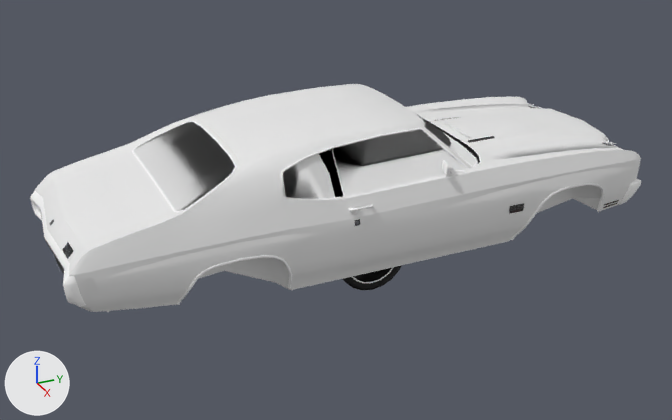
The glTF model dealership/dealership/models/MCLA_VA_CHV_CHEVELLE_70.glb as it was, and as the next commit left it.
Before and after are seen from a 50 mm camera at (6.49, -3.21, 3.69) aimed at (-0.02, -0.28, 0.44). The lights are fixed; the arrows at lower left show +X, +Y and +Z. The first picture is the older version. Vertices at exactly the same position are counted once.

The first picture shows 'va_chv_chevelle_70/resources/vehicle/va_chv_chevelle_70/body_lod_0.xrsc@vroot'.
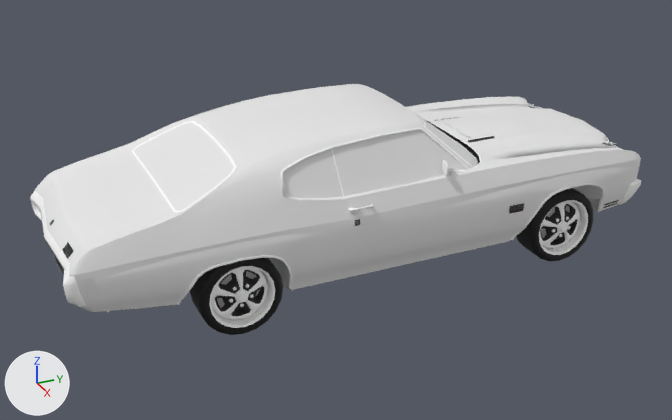
What differs and where, as boxes (x1, y1, x2, y2) in the pictures (672 x 420 px):
'va_chv_chevelle_70/resources/vehicle/va_chv_chevelle_70/body_lod_0.xrsc@resource_root/model6', added
    after: (209, 266, 275, 328)
    faces in mat_va_chv_chevelle_70_resources_vehicle_va_chv_chevelle_70_body_lod_0_xrsc_shader0 (picture img_va_chv_chevelle_70_resources_vehicle_va_chv_chevelle_70_body_lod_0_xrsc_swatch_white_dds_196608): (209, 266, 275, 328)
    faces in mat_va_chv_chevelle_70_resources_vehicle_va_chv_chevelle_70_body_lod_0_xrsc_shader1: (215, 270, 264, 316)
    faces in mat_va_chv_chevelle_70_resources_vehicle_va_chv_chevelle_70_body_lod_0_xrsc_shader2 (white #e7e7e7): (217, 271, 260, 308)
'va_chv_chevelle_70/resources/vehicle/va_chv_chevelle_70/body_lod_0.xrsc@resource_root/model7', added
    after: (190, 258, 283, 335)
'va_chv_chevelle_70/resources/vehicle/va_chv_chevelle_70/body_lod_0.xrsc@resource_root/model2', added
    after: (539, 200, 588, 255)
    faces in mat_va_chv_chevelle_70_resources_vehicle_va_chv_chevelle_70_body_lod_0_xrsc_shader0 (picture img_va_chv_chevelle_70_resources_vehicle_va_chv_chevelle_70_body_lod_0_xrsc_swatch_white_dds_196608): (539, 200, 588, 255)
    faces in mat_va_chv_chevelle_70_resources_vehicle_va_chv_chevelle_70_body_lod_0_xrsc_shader1: (540, 204, 578, 245)
'va_chv_chevelle_70/resources/vehicle/va_chv_chevelle_70/body_lod_0.xrsc@resource_root/model3', added
    after: (516, 188, 593, 261)
part 1 of me_va_chv_chevelle_70_resources_vehicle_va_chv_chevelle_70_body_lod_0_xrsc, deleted (mostly hidden)
    before: (37, 106, 619, 300)

The change, as a diff of the scene's bpy script:
```diff
--- a/dealership/dealership/models/MCLA_VA_CHV_CHEVELLE_70.glb.py
+++ b/dealership/dealership/models/MCLA_VA_CHV_CHEVELLE_70.glb.py
@@ me_va_chv_chevelle_70_resources_vehicle_va_chv_chevelle_70_body_lod_0_xrsc @@
-me_va_chv_chevelle_70_resources_vehicle_va_chv_chevelle_70_body_lod_0_xrsc.from_pydata(...)  # 3719 vertices, 7468 faces; spans x -0.91..0.91, y -2.64..2.34, z -0.32..1.35
+me_va_chv_chevelle_70_resources_vehicle_va_chv_chevelle_70_body_lod_0_xrsc.from_pydata(...)  # 2171 vertices, 4028 faces; spans x -0.91..0.91, y -2.64..2.34, z 0.18..1.35
+# me_va_chv_chevelle_70_resources_vehicle_va_chv_chevelle_70_body_lod_0_xrsc part 1: 38 loose pieces with 1543 vertices, spanning x -0.9..0.9, y -2.64..2.28, z -0.32..1.28, are deleted
+# other edits to the shape of me_va_chv_chevelle_70_resources_vehicle_va_chv_chevelle_70_body_lod_0_xrsc do not show in these pictures
 me_va_chv_chevelle_70_resources_vehicle_va_chv_chevelle_70_body_lod_0_xrsc.materials.append(mat_va_chv_chevelle_70_resources_vehicle_va_chv_chevelle_70_body_lod_0_xrsc_shader0)
-me_va_chv_chevelle_70_resources_vehicle_va_chv_chevelle_70_body_lod_0_xrsc.materials.append(mat_va_chv_chevelle_70_resources_vehicle_va_chv_chevelle_70_body_lod_0_xrsc_shader1)
 me_va_chv_chevelle_70_resources_vehicle_va_chv_chevelle_70_body_lod_0_xrsc.materials.append(mat_va_chv_chevelle_70_resources_vehicle_va_chv_chevelle_70_body_lod_0_xrsc_shader2)
-me_va_chv_chevelle_70_resources_vehicle_va_chv_chevelle_70_body_lod_0_xrsc.materials.append(mat_va_chv_chevelle_70_resources_vehicle_va_chv_chevelle_70_body_lod_0_xrsc_shader3)
 me_va_chv_chevelle_70_resources_vehicle_va_chv_chevelle_70_body_lod_0_xrsc.materials.append(mat_va_chv_chevelle_70_resources_vehicle_va_chv_chevelle_70_body_lod_0_xrsc_shader5)
@@ me_va_chv_chevelle_70_resources_vehicle_va_chv_chevelle_70_body_lod_0_xrsc @@
 me_va_chv_chevelle_70_resources_vehicle_va_chv_chevelle_70_body_lod_0_xrsc.materials.append(mat_va_chv_chevelle_70_resources_vehicle_va_chv_chevelle_70_body_lod_0_xrsc_shader9)
-me_va_chv_chevelle_70_resources_vehicle_va_chv_chevelle_70_body_lod_0_xrsc.materials.append(mat_va_chv_chevelle_70_resources_vehicle_va_chv_chevelle_70_body_lod_0_xrsc_shader10)
@@ ob_va_chv_chevelle_70_resources_vehicle_va_chv_chevelle_70_body_lod_0_xrsc_resource_root_model7 @@
+ob_va_chv_chevelle_70_resources_vehicle_va_chv_chevelle_70_body_lod_0_xrsc_resource_root_model7 = bpy.data.objects.new('va_chv_chevelle_70/resources/vehicle/va_chv_chevelle_70/body_lod_0.xrsc@resource_root/model7', me_va_chv_chevelle_70_resources_vehicle_va_chv_chevelle_70_body_lod_0_xrsc_007)  # 100 vertices, 178 faces; spans x -0.125..0.138, y -0.322..0.322, z -0.322..0.322
+ob_va_chv_chevelle_70_resources_vehicle_va_chv_chevelle_70_body_lod_0_xrsc_resource_root_model7.location = (0.721, -1.414, 0.316)
@@ ob_va_chv_chevelle_70_resources_vehicle_va_chv_chevelle_70_body_lod_0_xrsc_resource_root_model6 @@
+ob_va_chv_chevelle_70_resources_vehicle_va_chv_chevelle_70_body_lod_0_xrsc_resource_root_model6 = bpy.data.objects.new('va_chv_chevelle_70/resources/vehicle/va_chv_chevelle_70/body_lod_0.xrsc@resource_root/model6', me_va_chv_chevelle_70_resources_vehicle_va_chv_chevelle_70_body_lod_0_xrsc_006)  # 401 vertices, 701 faces; spans x -0.12..0.146, y -0.251..0.251, z -0.251..0.251; in mat_va_chv_chevelle_70_resources_vehicle_va_chv_chevelle_70_body_lod_0_xrsc_shader0 (picture img_va_chv_chevelle_70_resources_vehicle_va_chv_chevelle_70_body_lod_0_xrsc_swatch_white_dds_196608), mat_va_chv_chevelle_70_resources_vehicle_va_chv_chevelle_70_body_lod_0_xrsc_shader2 (white #e7e7e7)
+ob_va_chv_chevelle_70_resources_vehicle_va_chv_chevelle_70_body_lod_0_xrsc_resource_root_model6.location = (0.721, -1.414, 0.316)
@@ ob_va_chv_chevelle_70_resources_vehicle_va_chv_chevelle_70_body_lod_0_xrsc_resource_root_model3 @@
+ob_va_chv_chevelle_70_resources_vehicle_va_chv_chevelle_70_body_lod_0_xrsc_resource_root_model3 = bpy.data.objects.new('va_chv_chevelle_70/resources/vehicle/va_chv_chevelle_70/body_lod_0.xrsc@resource_root/model3', me_va_chv_chevelle_70_resources_vehicle_va_chv_chevelle_70_body_lod_0_xrsc_003)  # 100 vertices, 178 faces; spans x -0.125..0.138, y -0.322..0.322, z -0.322..0.322
+ob_va_chv_chevelle_70_resources_vehicle_va_chv_chevelle_70_body_lod_0_xrsc_resource_root_model3.location = (0.721, 1.414, 0.316)
@@ ob_va_chv_chevelle_70_resources_vehicle_va_chv_chevelle_70_body_lod_0_xrsc_resource_root_model2 @@
+ob_va_chv_chevelle_70_resources_vehicle_va_chv_chevelle_70_body_lod_0_xrsc_resource_root_model2 = bpy.data.objects.new('va_chv_chevelle_70/resources/vehicle/va_chv_chevelle_70/body_lod_0.xrsc@resource_root/model2', me_va_chv_chevelle_70_resources_vehicle_va_chv_chevelle_70_body_lod_0_xrsc_002)  # 401 vertices, 701 faces; spans x -0.12..0.146, y -0.251..0.252, z -0.251..0.251; in mat_va_chv_chevelle_70_resources_vehicle_va_chv_chevelle_70_body_lod_0_xrsc_shader0 (picture img_va_chv_chevelle_70_resources_vehicle_va_chv_chevelle_70_body_lod_0_xrsc_swatch_white_dds_196608), mat_va_chv_chevelle_70_resources_vehicle_va_chv_chevelle_70_body_lod_0_xrsc_shader2 (white #e7e7e7)
+ob_va_chv_chevelle_70_resources_vehicle_va_chv_chevelle_70_body_lod_0_xrsc_resource_root_model2.location = (0.721, 1.414, 0.316)
```
